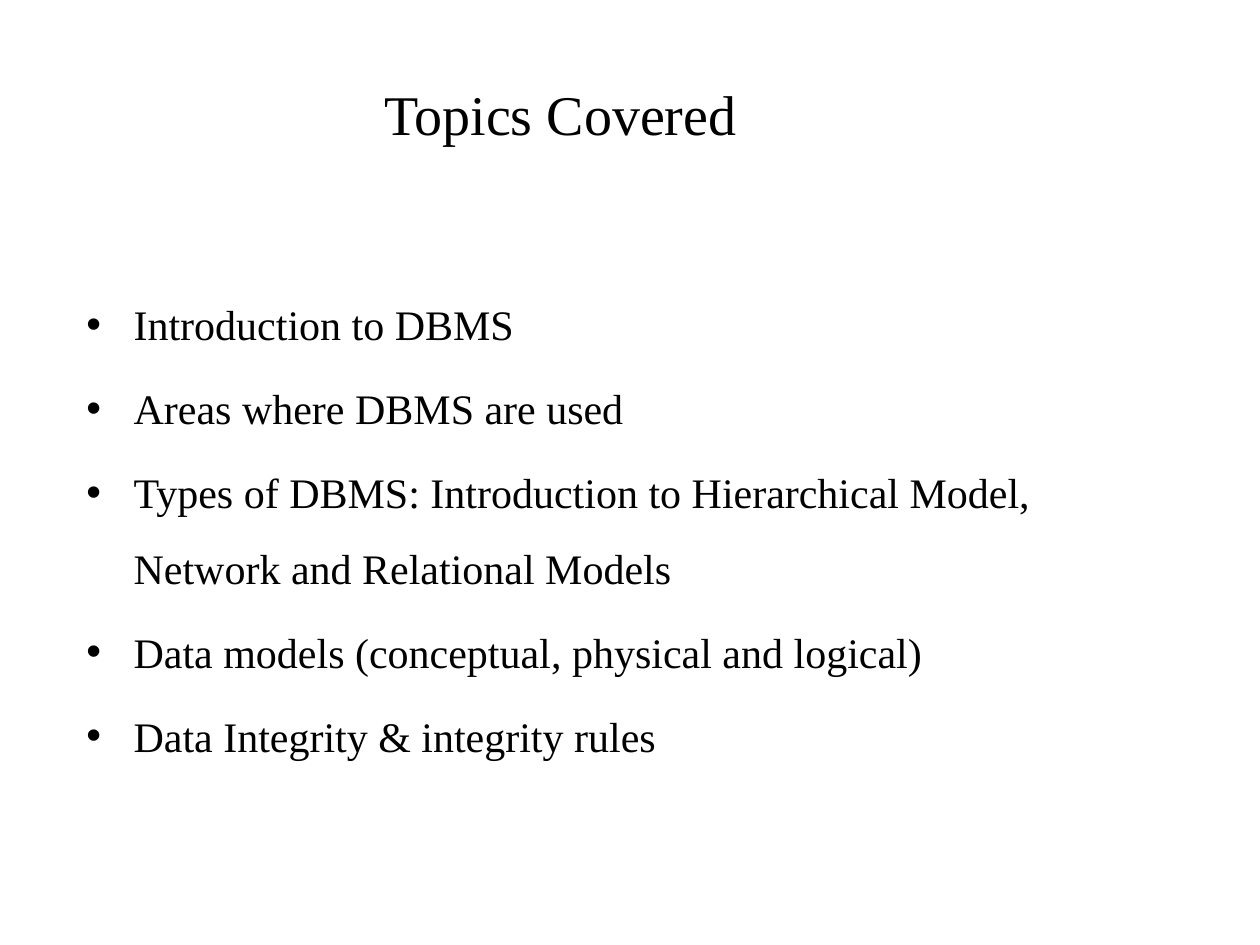
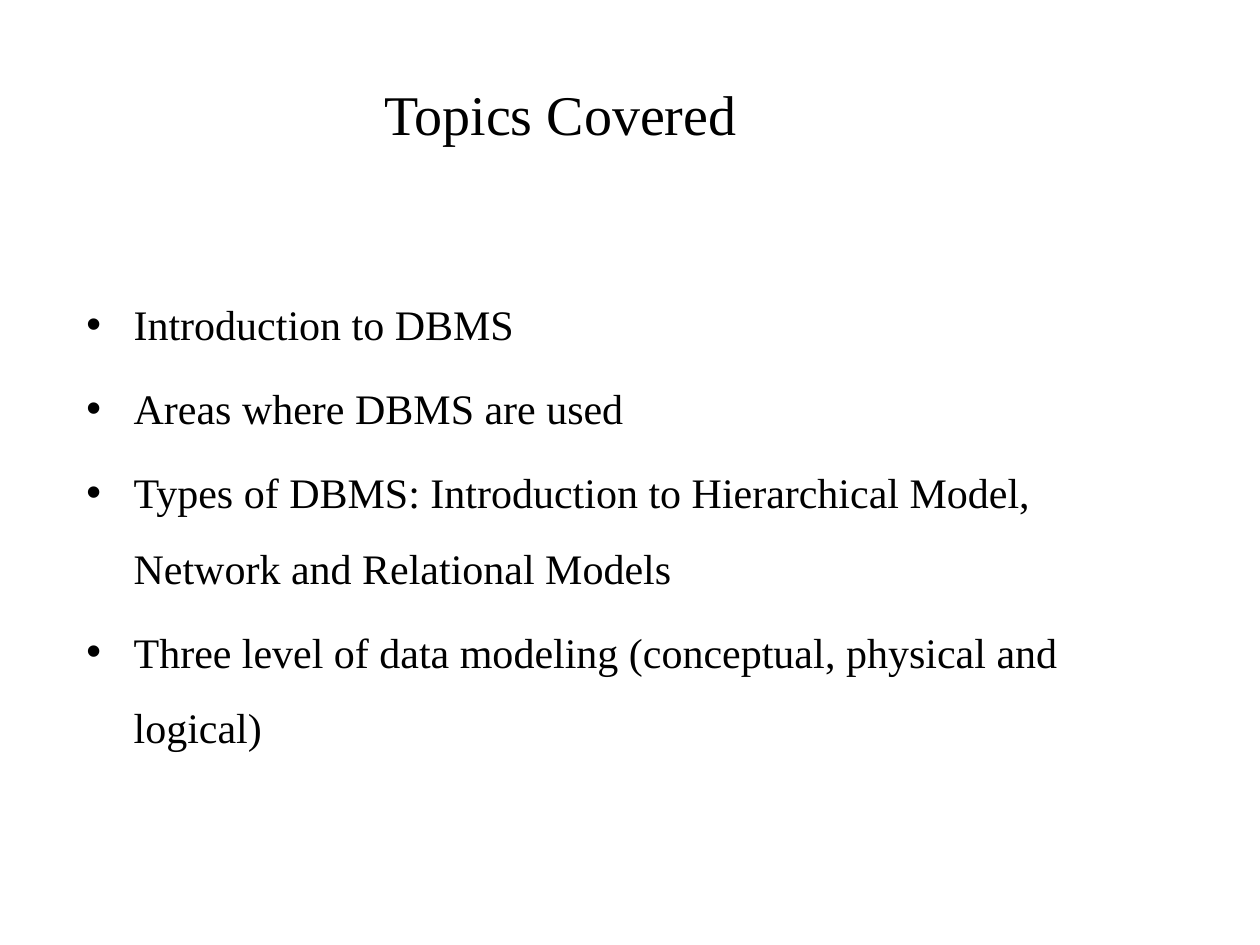
Before and after one commit to pankajfri/Training-Materials, a slide deck: slide 2 of Database Technologies/Session1.pptx. Drawn at 1260x945 pixels with LibreOffice and Linux fonts; fonts in the diff are those of the drawing; background and template pictures are left out. Boxes give left, top, right and bottom in pixels: in the first picture for what was removed or moved away, otherwise in the second. Text is boxed around its words. In the diff, an @@ line names an element or a change of style, - is before the commit and + after.

```diff
--- a/Database Technologies/Session1.pptx
+++ b/Database Technologies/Session1.pptx
@@ text at (134, 638, 1058, 752): text changed @@
-• Data models (conceptual, physical and logical)
-• Data Integrity & integrity rules
+• Three level of data modeling (conceptual, physical and logical)
```
Also in this commit, not shown: 1 other slide changed, 7 slides added, 5 other files.
